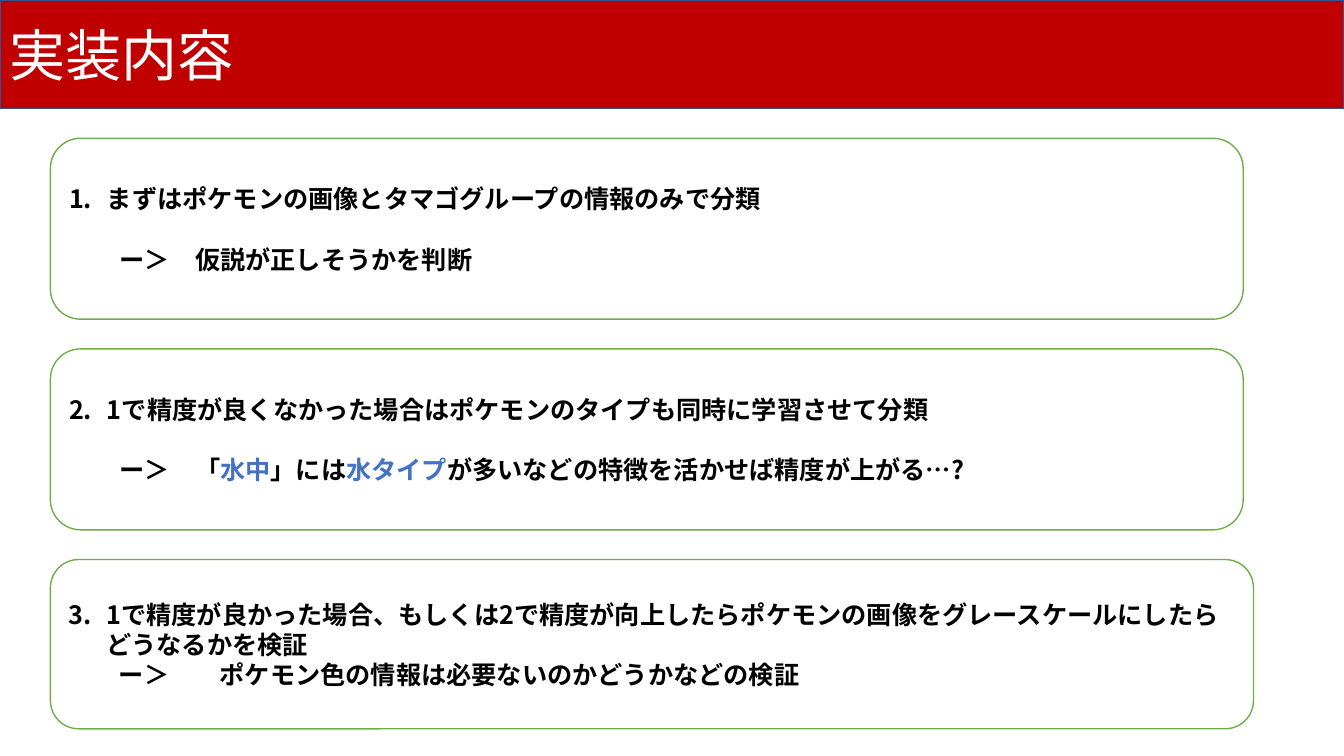
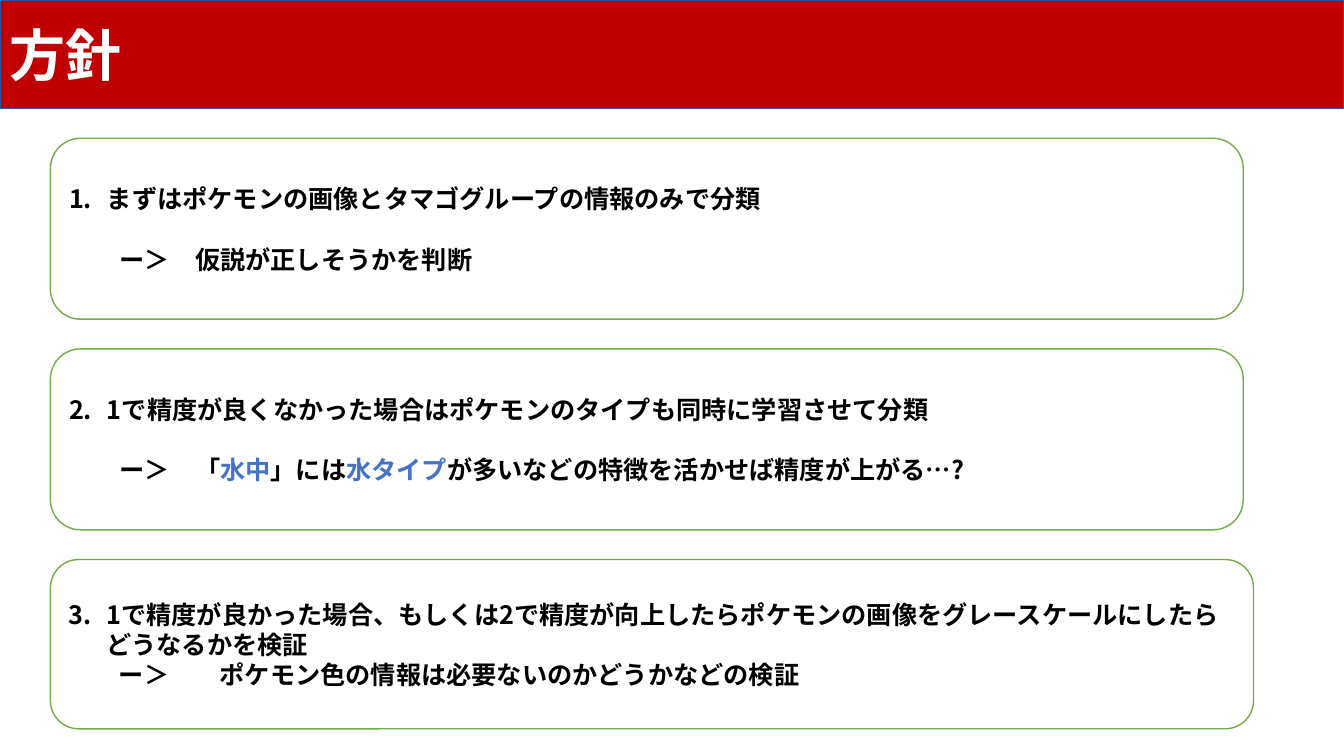
Before and after one commit to Last-Vega/Klis_Workshop_MachineLearning, a slide deck: slide 6 of myproject/ClassifyPokemonByEggType.pptx. Drawn at 1344x756 pixels with LibreOffice and Linux fonts; fonts in the diff are those of the drawing. Boxes give left, top, right and bottom in pixels: in the first picture for what was removed or moved away, otherwise in the second. Text is boxed around its words. In the diff, an @@ line names an element or a change of style, - is before the commit and + after.

Commit message:
方針

```diff
--- a/myproject/ClassifyPokemonByEggType.pptx
+++ b/myproject/ClassifyPokemonByEggType.pptx
@@ text in rectangle at (10,28,122,82): text changed; bold on @@
-実装内容
+方針
```
Also in this commit, not shown: 4 other slides changed, 1 other file.
